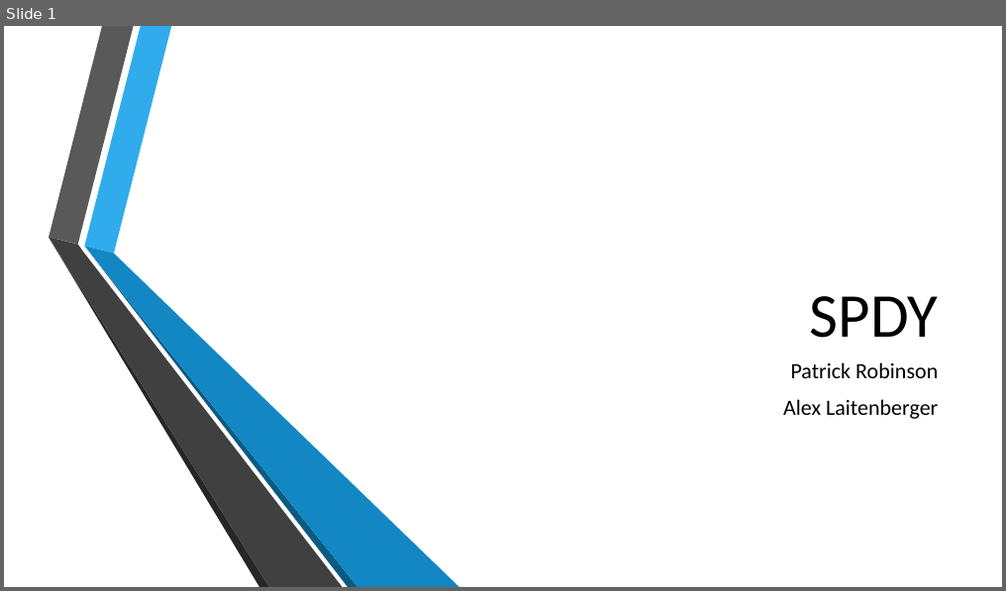
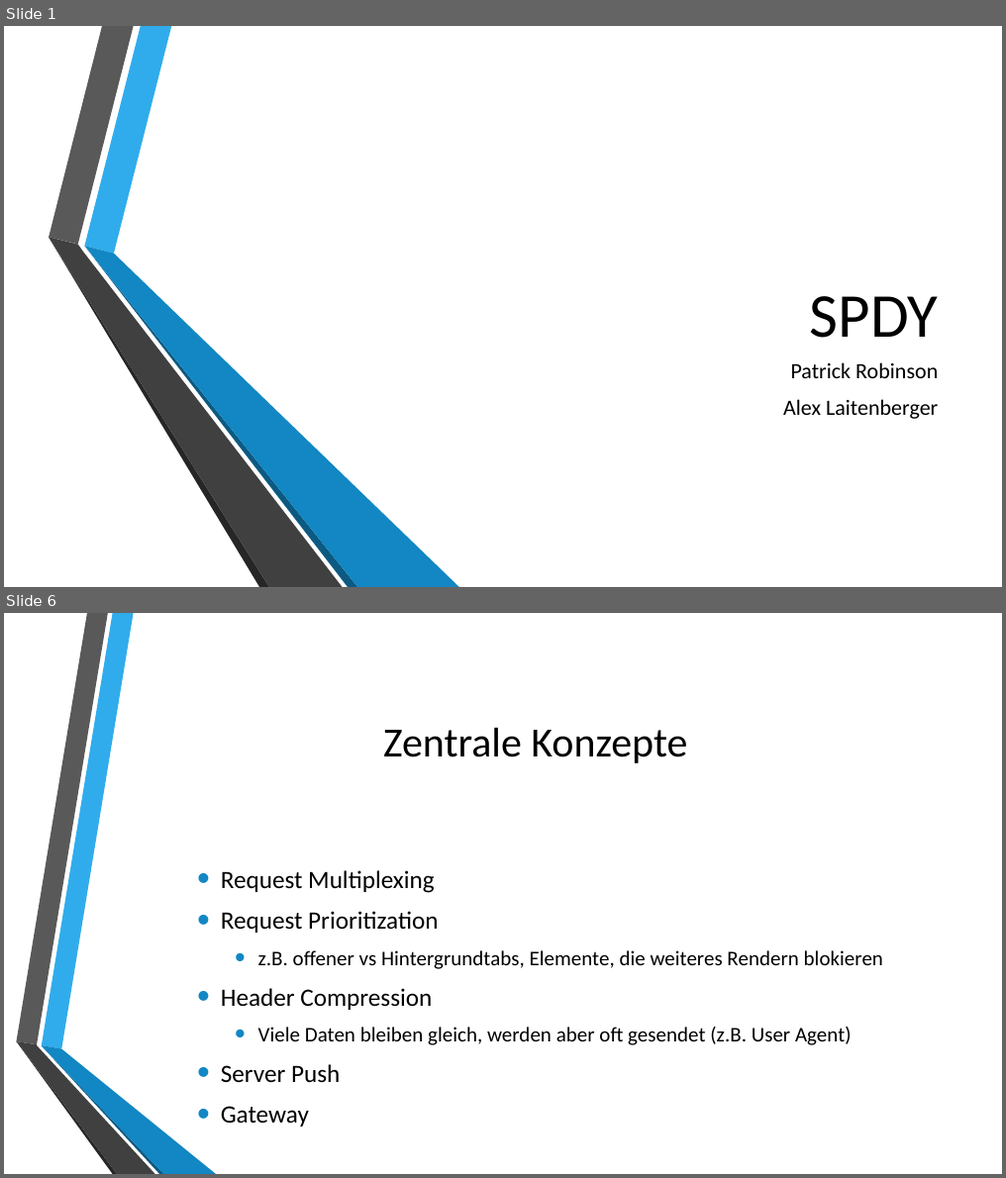
Before and after one commit to autarchprinceps/Reactive-Load-Generator, a slide deck: research/Präsentation.pptx. Shown one above the other, each under a label of ours: slide 1 before the commit, slides 1 and 6 after it; the slides between them are not shown. The pictures are 1006x591 and 1006x1178 pixels, drawn with LibreOffice and Linux fonts; fonts in the diff are those of the drawing; background and template pictures are left out. Boxes give left, top, right and bottom in pixels: in the first picture for what was removed or moved away, otherwise in the second. Text is boxed around its words. In the diff, an @@ line names an element or a change of style, - is before the commit and + after.

```diff
--- a/research/Präsentation.pptx
+++ b/research/Präsentation.pptx
@@ slide 6 added at [4, 613, 1002, 1174], background picture (left out) @@
@@ title added at [383, 728, 687, 763], 40 pt, text #000000 @@
+Zentrale Konzepte
@@ text added at [221, 870, 883, 1127], 20 pt, text #000000 @@
+• Request Multiplexing
+• Request Prioritization
+  • z.B. offener vs Hintergrundtabs, Elemente, die weiteres Rendern blokieren
+• Header Compression
+  • Viele Daten bleiben gleich, werden aber oft gesendet (z.B. User Agent)
+• Server Push
+• Gateway
@@ group added at [16, 613, 216, 1174]: 6 freeform shapes @@
```
Also in this commit, not shown: 2 slides changed, 11 other slides added, 1 other file.
